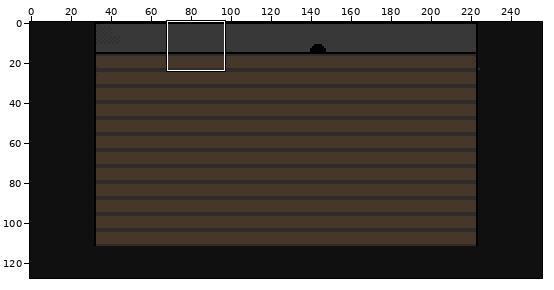
A sprite sheet gets an edit: sprites/room.png. The picture above shows the old version from afar; the outline marks the close-up.
Close-up. Earlier state:
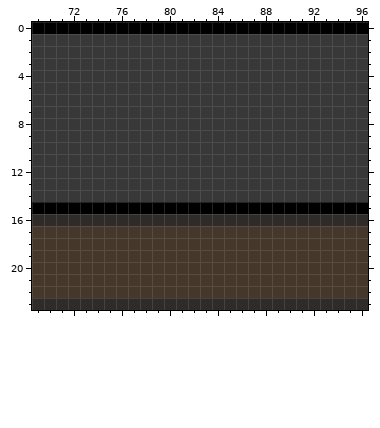
The file is 256x128 pixels. Colours within 5 levels of each other are drawn and written as one. Shown: x 69..96, y 0..23.
The same view after the edit:
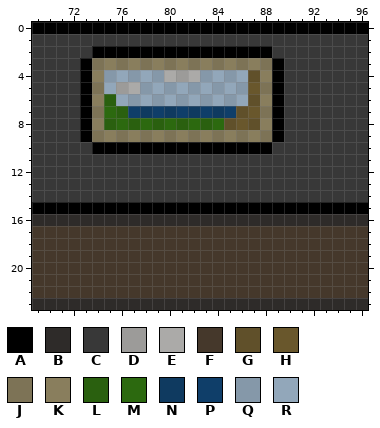
Palette (. is transparent): A #000000  B #2e2b29  C #383838  D #9c9b99  E #abaaa8  F #45382b  G #60502a  H #69572c  J #7d7356  K #897e5d  L #2a600f  M #2c690f  N #0f3a60  P #0f3e69  Q #8598a9  R #92a7ba
What changed:
@@ x 69..96 @@
  1 CCCCCCCCCCCCCCCCCCCCCCCCCCCC
- 2 CCCCCCCCCCCCCCCCCCCCCCCCCCCC
- 3 CCCCCCCCCCCCCCCCCCCCCCCCCCCC
- 4 CCCCCCCCCCCCCCCCCCCCCCCCCCCC
- 5 CCCCCCCCCCCCCCCCCCCCCCCCCCCC
- 6 CCCCCCCCCCCCCCCCCCCCCCCCCCCC
- 7 CCCCCCCCCCCCCCCCCCCCCCCCCCCC
- 8 CCCCCCCCCCCCCCCCCCCCCCCCCCCC
- 9 CCCCCCCCCCCCCCCCCCCCCCCCCCCC
-10 CCCCCCCCCCCCCCCCCCCCCCCCCCCC
+ 2 CCCCCAAAAAAAAAAAAAAACCCCCCCC
+ 3 CCCCAJKJKJKJKJKJKJKJACCCCCCC
+ 4 CCCCAKQRQRQEDEQRQRGKACCCCCCC
+ 5 CCCCAJRDEQRQRQRQRQHJACCCCCCC
+ 6 CCCCAKLRQRQRQRQRQRGKACCCCCCC
+ 7 CCCCAJMLPNPNPNPNPGHJACCCCCCC
+ 8 CCCCAKLMLMLMLMLMGHGKACCCCCCC
+ 9 CCCCAJKJKJKJKJKJKJKJACCCCCCC
+10 CCCCCAAAAAAAAAAAAAAACCCCCCCC
 11 CCCCCCCCCCCCCCCCCCCCCCCCCCCC
